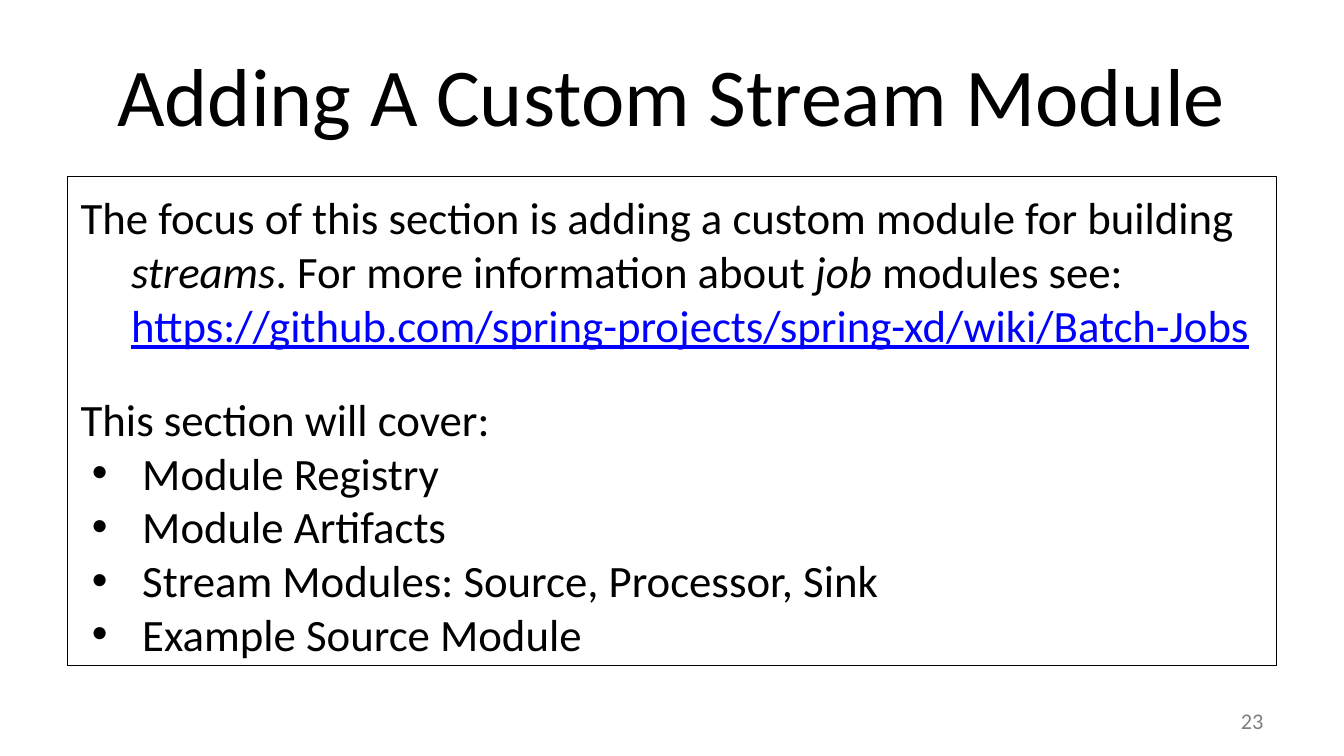
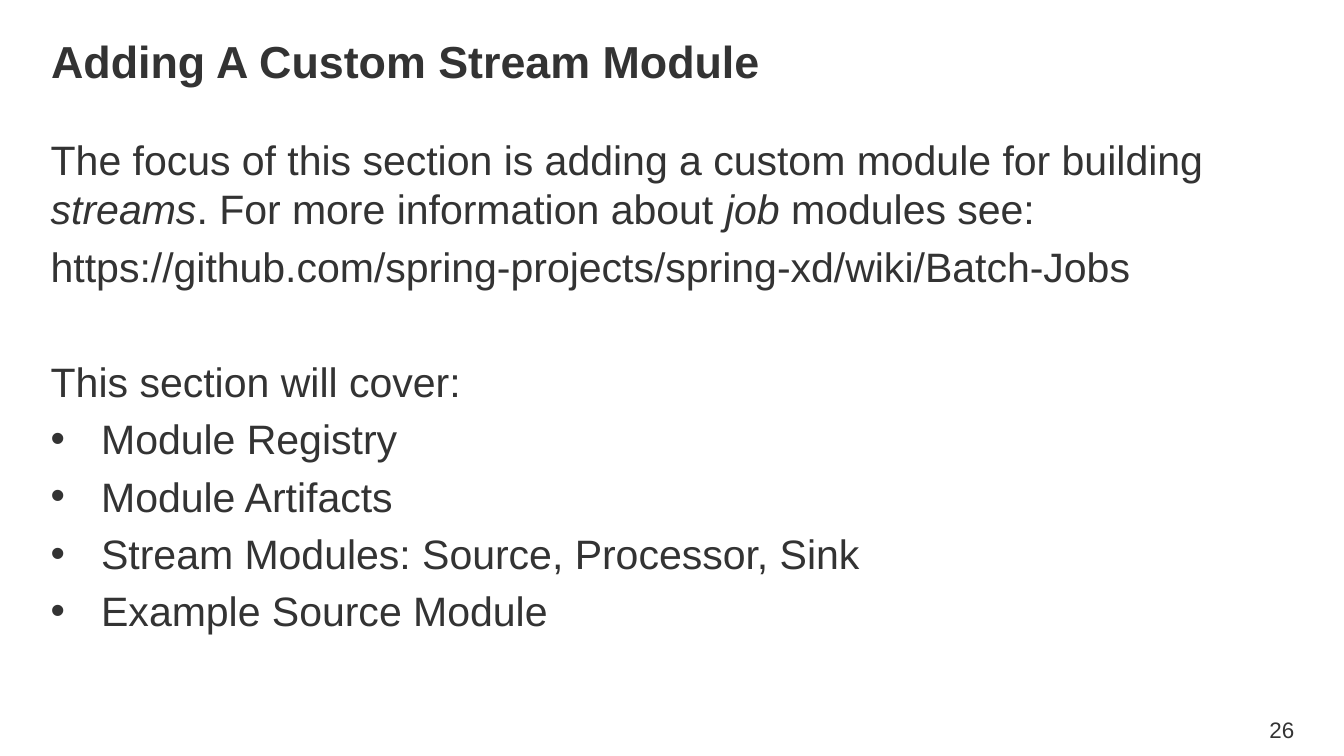
Before and after one commit to SpringOne2GX-2014/Spring-XD-Internals, a slide deck: slide 26 of Spring-XD-Internals-A-Guided-Tour.pptx (slide 23 before the commit). Drawn at 1344x756 pixels with LibreOffice and Linux fonts; fonts in the diff are those of the drawing; background and template pictures are left out. Boxes give left, top, right and bottom in pixels: in the first picture for what was removed or moved away, otherwise in the second. Text is boxed around its words. In the diff, an @@ line names an element or a change of style, - is before the commit and + after.

Commit message:
Updated formatting for slides

```diff
--- a/Spring-XD-Internals-A-Guided-Tour.pptx
+++ b/Spring-XD-Internals-A-Guided-Tour.pptx
@@ title "Adding A Custom Stream Module": place and size @@
-title "Adding A Custom Stream Module" at <box>117,69,1224,140</box>
+title "Adding A Custom Stream Module" at <box>51,45,760,87</box>
@@ title "Adding A Custom Stream Module" at <box>51,45,760,87</box>: size 44 to 24 pt, font Calibri to Arial, text colour #000000 to #333333, bold on; alignment centre to left; vertical alignment bottom to middle @@
@@ text at <box>51,145,1203,290</box>: text changed; size 24 to 22 pt; font Calibri to Arial; text colour #000000 to #333333 @@
-The focus of this section is adding a custom module for building streams. For more information about job modules see: https://github.com/spring-projects/spring-xd/wiki/Batch-Jobs
+The focus of this section is adding a custom module for building streams. For more information about job modules see:
+https://github.com/spring-projects/spring-xd/wiki/Batch-Jobs
@@ text "The focus of this section ...": place and size @@
-text "The focus of this section ..." at <box>67,176,1277,679</box>
+text "The focus of this section ..." at <box>51,145,1203,635</box>
@@ text "The focus of this section ..." at <box>51,145,1203,635</box>: outline #000000 0.75 pt to none @@
@@ text at <box>51,367,860,635</box>: size 24 to 22 pt, font Calibri to Arial, text colour #000000 to #333333 in "This section will cover:", "Module Registry", "Module Artifacts", "Stream Modules: Source, Processor, Sink" and 1 more places; indent changed; more space between paragraphs @@
@@ page number removed at <box>1241,714,1264,729</box> @@
-23
@@ page number added at <box>1269,722,1294,738</box>, 12 pt, text #333333 @@
+26
```
Also in this commit, not shown: 30 other slides changed, 3 slides added.
